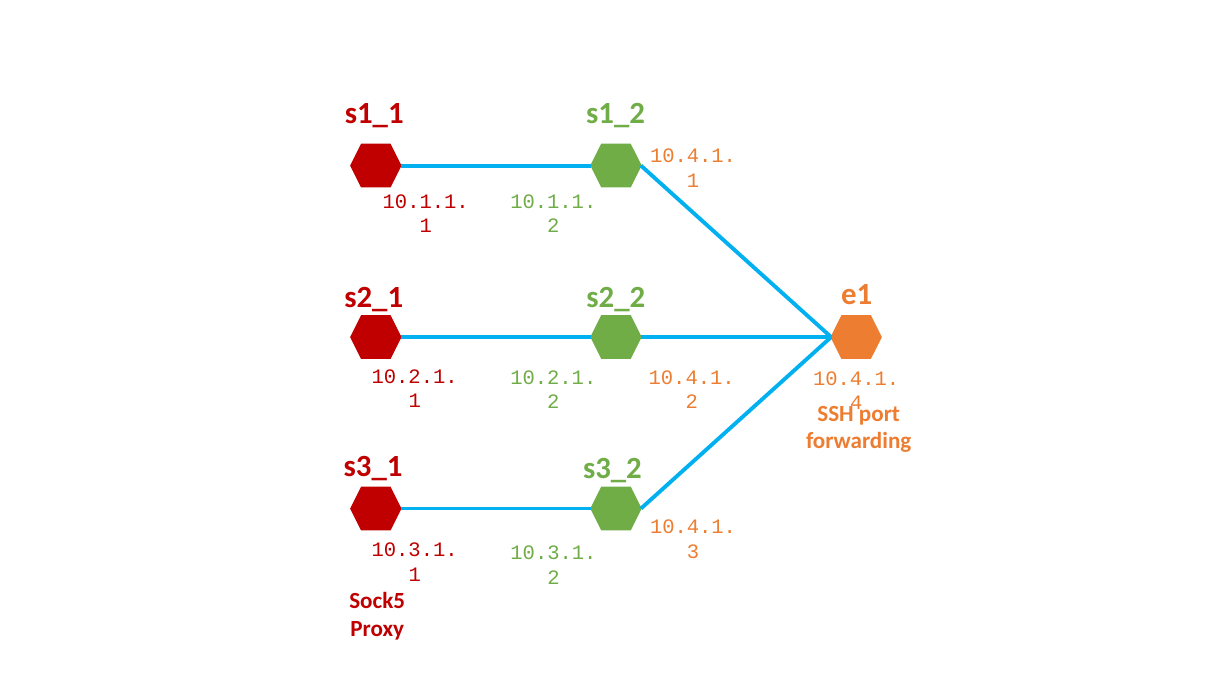
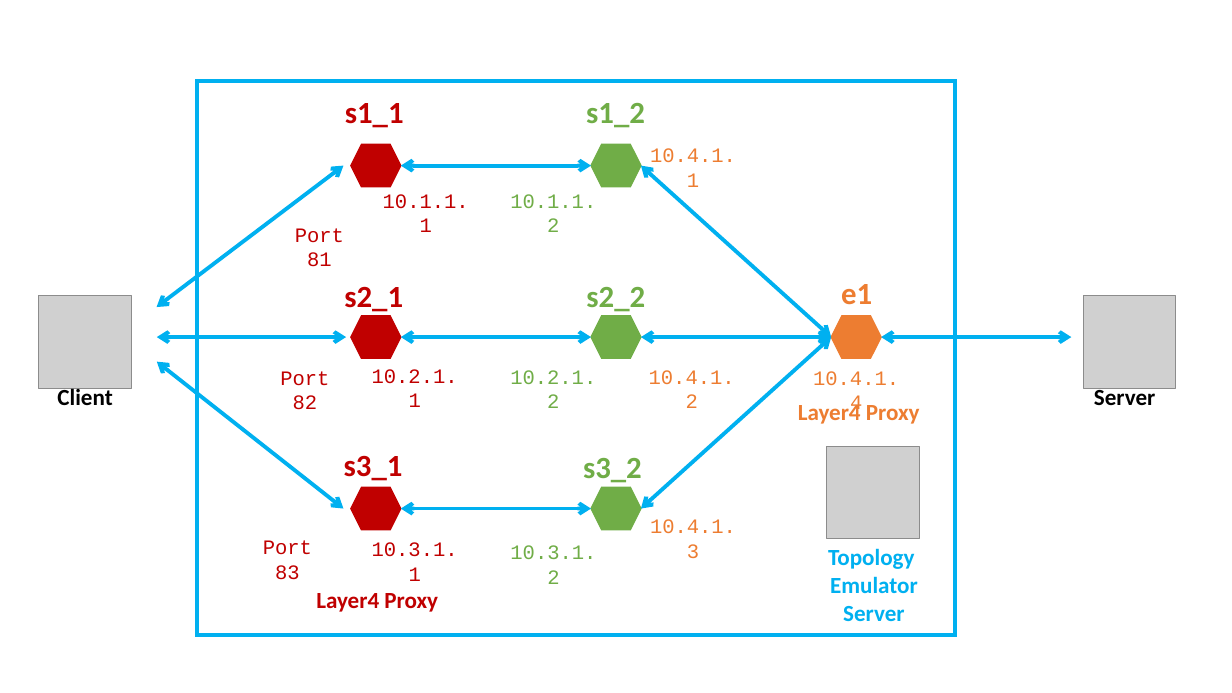
Before and after one commit to hi8787h/SecretSharingIslab, a slide deck: slide 1 of networks-emulator/Topology.pptx. Drawn at 1232x693 pixels with LibreOffice and Linux fonts; fonts in the diff are those of the drawing; grey boxes stand for pictures. Boxes give left, top, right and bottom in pixels: in the first picture for what was removed or moved away, otherwise in the second. Text is boxed around its words. In the diff, an @@ line names an element or a change of style, - is before the commit and + after.

```diff
--- a/networks-emulator/Topology.pptx
+++ b/networks-emulator/Topology.pptx
@@ rectangle added at bbox=[197, 81, 955, 635], outline #00B0F0 3 pt @@
@@ double arrow added from (156, 307) to (344, 165), #00B0F0 3 pt @@
@@ line (401, 165) - (592, 165): line to double arrow @@
@@ line (641, 165) - (832, 337): line to double arrow @@
@@ text added at bbox=[295, 228, 344, 267], 16 pt, text #C00000 @@
+Port 81
@@ picture added at bbox=[39, 296, 131, 388] @@
@@ picture added at bbox=[1083, 296, 1176, 388] @@
@@ double arrow added from (157, 337) to (347, 337), #00B0F0 3 pt @@
@@ line (401, 337) - (592, 337): line to double arrow @@
@@ line (641, 337) - (832, 337): line to double arrow @@
@@ line (641, 508) - (832, 337): line to double arrow @@
@@ double arrow added from (882, 337) to (1071, 337), #00B0F0 3 pt @@
@@ text added at bbox=[57, 388, 112, 405], 18 pt, text #000000, bold @@
+Client
@@ double arrow added from (157, 361) to (344, 508), #00B0F0 3 pt @@
@@ text added at bbox=[280, 371, 329, 410], 16 pt, text #C00000 @@
+Port 82
@@ text added at bbox=[1094, 385, 1155, 405], 18 pt, text #000000, bold @@
+Server
@@ text at bbox=[798, 401, 920, 424]: text changed @@
-SSH port
-forwarding
+Layer4 Proxy
@@ picture added at bbox=[827, 446, 920, 539] @@
@@ line (401, 508) - (592, 508): line to double arrow @@
@@ text added at bbox=[263, 540, 312, 580], 16 pt, text #C00000 @@
+Port 83
@@ text added at bbox=[828, 548, 918, 621], 18 pt, text #00B0F0, bold @@
+Topology
+Emulator
+Server
@@ text at bbox=[316, 593, 438, 612]: text changed @@
-Sock5
-Proxy
+Layer4 Proxy
```
Also in this commit, not shown: 1 other slide changed, 1 slide added, 1 other file.
